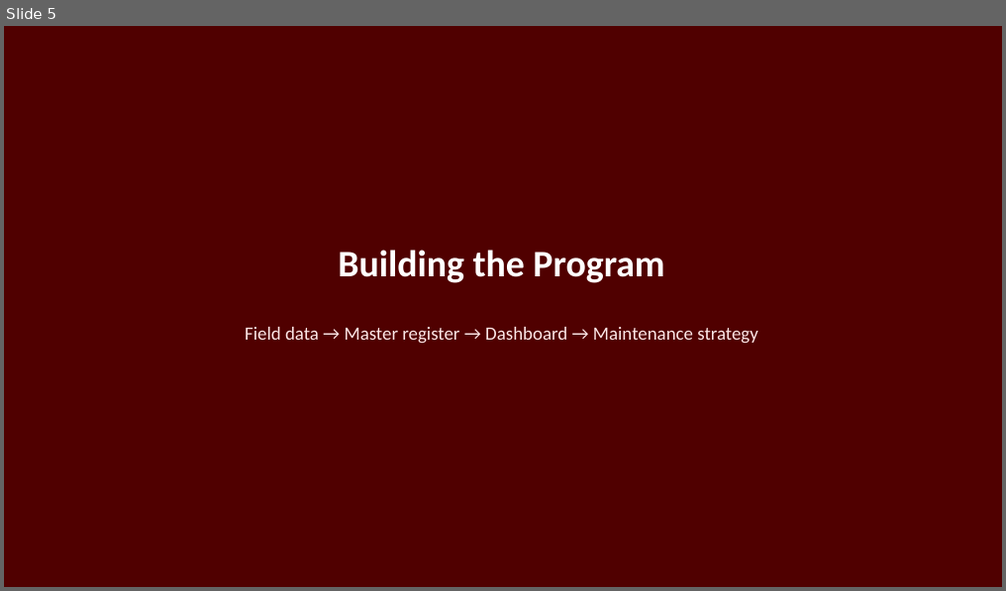
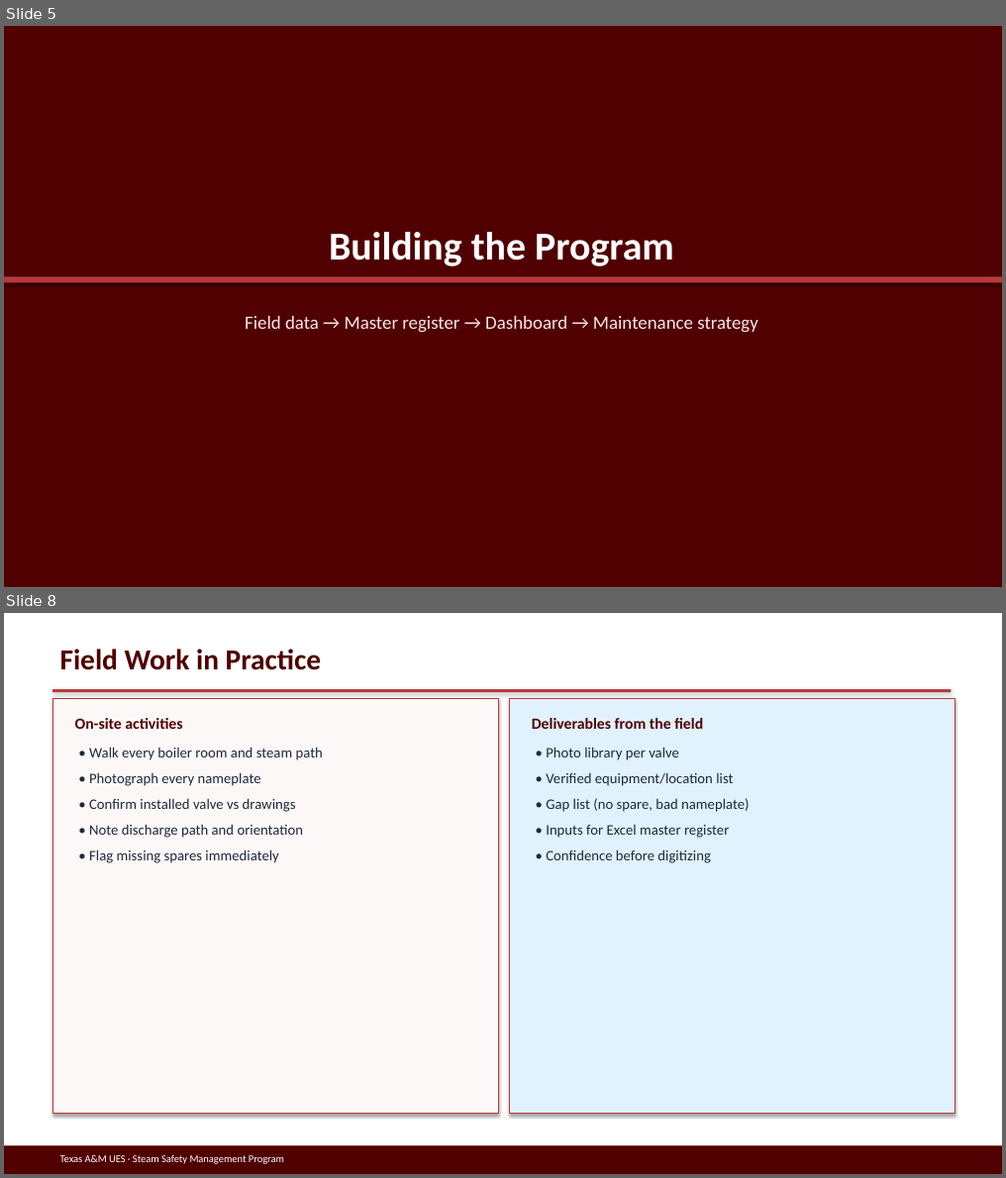
Before and after one commit to stavan12-a11y/PSV-Compliance-Tracking-Dashboard, a slide deck: docs/presentation/UES-Steam-Safety-Management-Program.pptx. Shown one above the other, each under a label of ours: slide 5 before the commit, slides 5 and 8 after it; the slides between them are not shown. The pictures are 1006x591 and 1006x1178 pixels, drawn with LibreOffice and Linux fonts; fonts in the diff are those of the drawing. Boxes give left, top, right and bottom in pixels: in the first picture for what was removed or moved away, otherwise in the second. Text is boxed around its words. In the diff, an @@ line names an element or a change of style, - is before the commit and + after.

```diff
--- a/docs/presentation/UES-Steam-Safety-Management-Program.pptx
+++ b/docs/presentation/UES-Steam-Safety-Management-Program.pptx
@@ slide 8 added at (4,613,1002,1174), background #FFFFFF @@
@@ text added at (60,649,321,670), 28 pt, text #500000, bold @@
+Field Work in Practice
@@ rectangle added at (53,689,951,692), fill #B83A3A @@
@@ rectangle added at (53,698,498,1114), fill #FDF8F8, outline #B83A3A 0.75 pt @@
@@ rectangle added at (509,698,954,1114), fill #E0F2FE, outline #B83A3A 0.75 pt @@
@@ text added at (75,718,182,729), 15 pt, text #500000, bold @@
+On-site activities
@@ text added at (532,718,703,729), 15 pt, text #500000, bold @@
+Deliverables from the field
@@ text added at (89,747,323,863), 14 pt, text #1E293B @@
+• Walk every boiler room and steam path
+• Photograph every nameplate
+• Confirm installed valve vs drawings
+• Note discharge path and orientation
+• Flag missing spares immediately
@@ text added at (546,747,748,863), 14 pt, text #1E293B @@
+• Photo library per valve
+• Verified equipment/location list
+• Gap list (no spare, bad nameplate)
+• Inputs for Excel master register
+• Confidence before digitizing
@@ rectangle added at (4,1146,1002,1174), fill #500000 @@
@@ text added at (60,1156,284,1164), 10 pt, text #FFFFFF @@
+Texas A&M UES · Steam Safety Management Program
@@ slide 5 changed as well @@
@@ text "Building the Program": place and size @@
-text "Building the Program" at (338,250,664,283)
+text "Building the Program" at (329,232,674,267)
@@ text "Building the Program" at (329,232,674,267): size 36 to 38 pt @@
@@ rectangle added at (4,276,1002,282), fill #B83A3A @@
@@ text "Field data → Master register ...": place and size @@
-text "Field data → Master register ..." at (245,327,758,344)
+text "Field data → Master register ..." at (245,316,758,333)
```
Also in this commit, not shown: 16 other slides changed, 8 other slides added, 9 slides removed, 5 other files.
